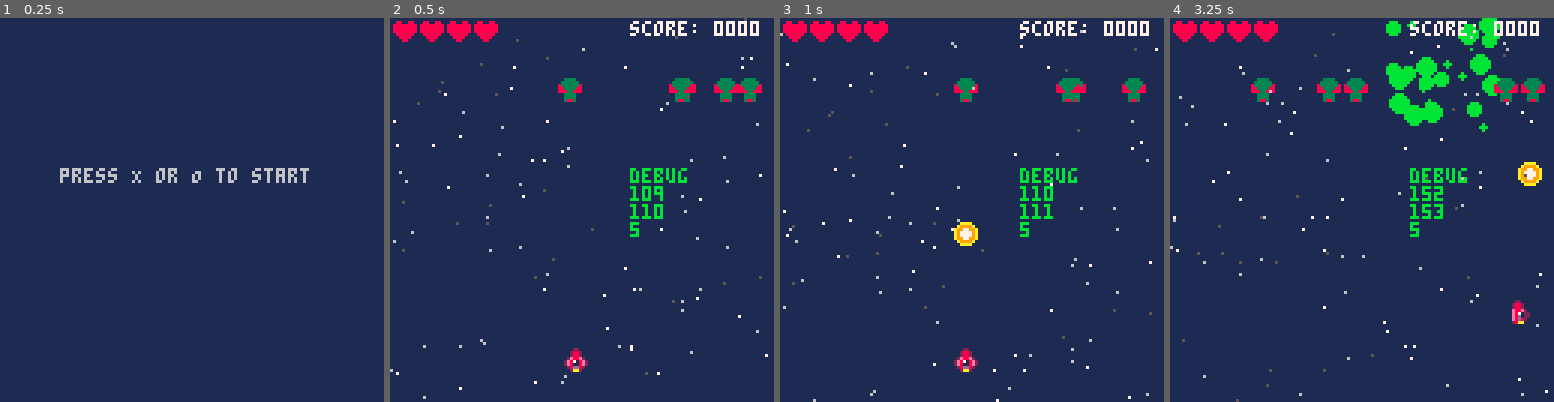
Above: before the commit, frames 1-4 (left to right).
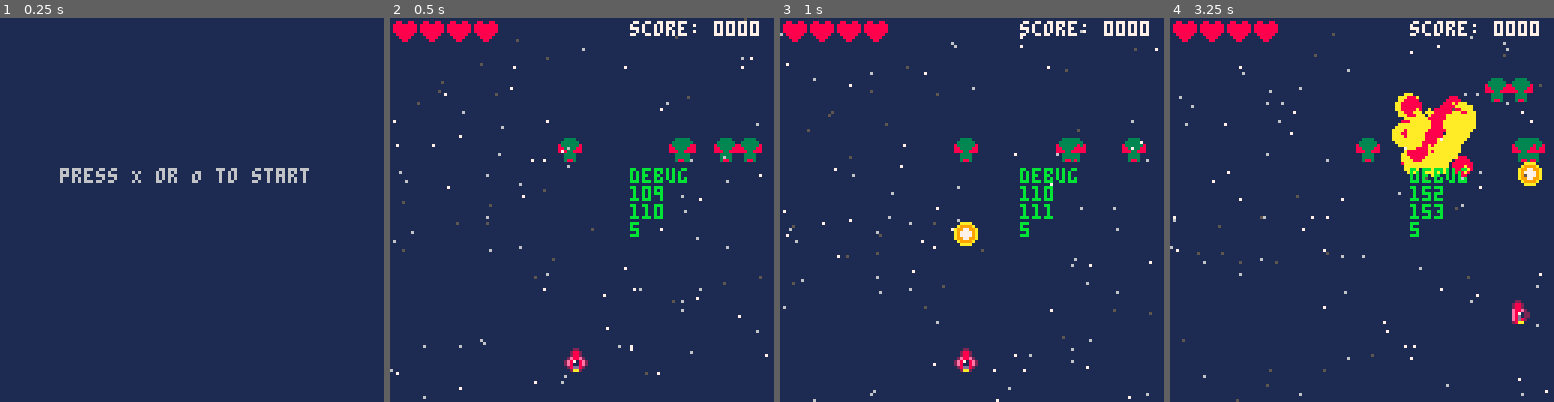
Above: after the commit, the same moments.

Repository: chihirotange/pico8
Game: PICO-8 cartridge shmup/main.p8
Two runs of this game, one before a commit and one after it. Both use one fixed random seed, a clock stepped at 60 frames per second and the inputs below.
Inputs:
- Up to frame 1 (0.25 s): no input
- Up to frame 2 (0.5 s): tap X (X key) at 0.33 s
- Up to frame 3 (1 s): tap O (Z key) at 0.7 s
- Up to frame 4 (3.25 s): tap X (X key) at 1.07, 1.85, 2.97 s; hold Right 1.6-2.1 s; tap O (Z key) every 0.4 s from 1.7 to 2.9 s; hold Up 2.15-2.42 s; hold Right 2.47-3.03 s; hold Left from 3.08 s (still down)

Frame 1 is identical in both runs. In frame 2, 2.3% of the frame differs, in the area x 43-97%, y 15-38%; in frame 3, 1.9%; in frame 4, 7.7%, in the area x 21-98%, y 0-42%.

Commit message:
improved particle

Diff:
--- a/shmup/enemy.lua
+++ b/shmup/enemy.lua
@@ -23,7 +23,7 @@
         hp -= 1
         flash = 3
         if hp <= 0 then
-            spawn_particle(x, y, 6)
+            spawn_particle(x, y, 2)
             _ENV:destroy()
             -- del(all_enemies,_ENV)
             _ENV:new({
--- a/shmup/oop/particle.lua
+++ b/shmup/oop/particle.lua
@@ -1,31 +1,39 @@
 particle = entity:new({
+    age = 0,
+    max_age = 0,
     draw_order = 100,
     radius = 0,
-    cur_rad = 0,
     spdx = 0,
     spdy = 0,
     draw = function(_ENV)
-        circfill(x, y, cur_rad)
-        cur_rad -= 1
+        local c = 10
+        age += 1
+        if age > max_age*0.8 then
+            c = 5
+        elseif age > max_age*0.6 then
+            c = 8
+        end
+        circfill(x, y, radius, c)
         x += spdx
         y += spdy
-        if cur_rad <= 0 then
+        if age >= max_age then
             _ENV:destroy()
         end
     end,
     _reset = function(_ENV)
-        cur_rad = radius
+        age = 0
     end
 })
 
-function spawn_particle(x, y, radius)
+function spawn_particle(x, y, speed)
     for i = 1,20 do
         particle:new({
             x = x,
             y = y,
-            radius = 5 + rnd(5),
-            spdx = radius*(rnd() - 0.5),
-            spdy = radius*(rnd() - 0.5),
+            max_age = 15 +rnd(10),
+            radius = 1 + rnd(4),
+            spdx = speed*(rnd() - 0.5),
+            spdy = speed*(rnd() - 0.5),
             is_abstract = false,
         })
     end
--- a/shmup/shmup.lua
+++ b/shmup/shmup.lua
@@ -15,7 +15,7 @@
         enemy_green:new({
             is_abstract = false,
             x = rnd(120),
-            y = 20
+            y = 40
         })
     end
 
